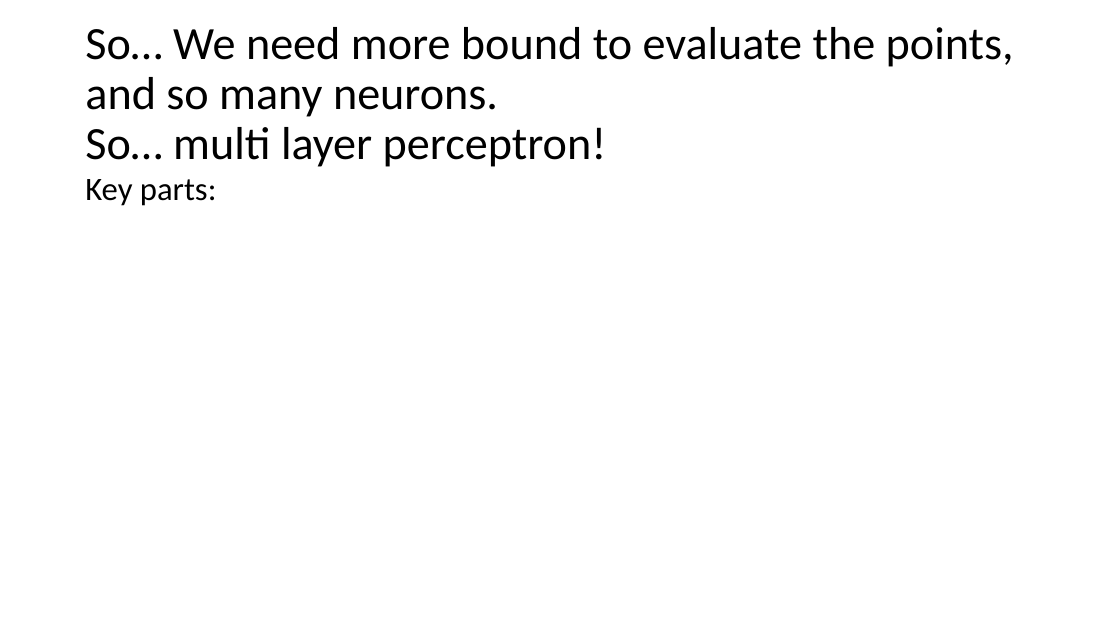
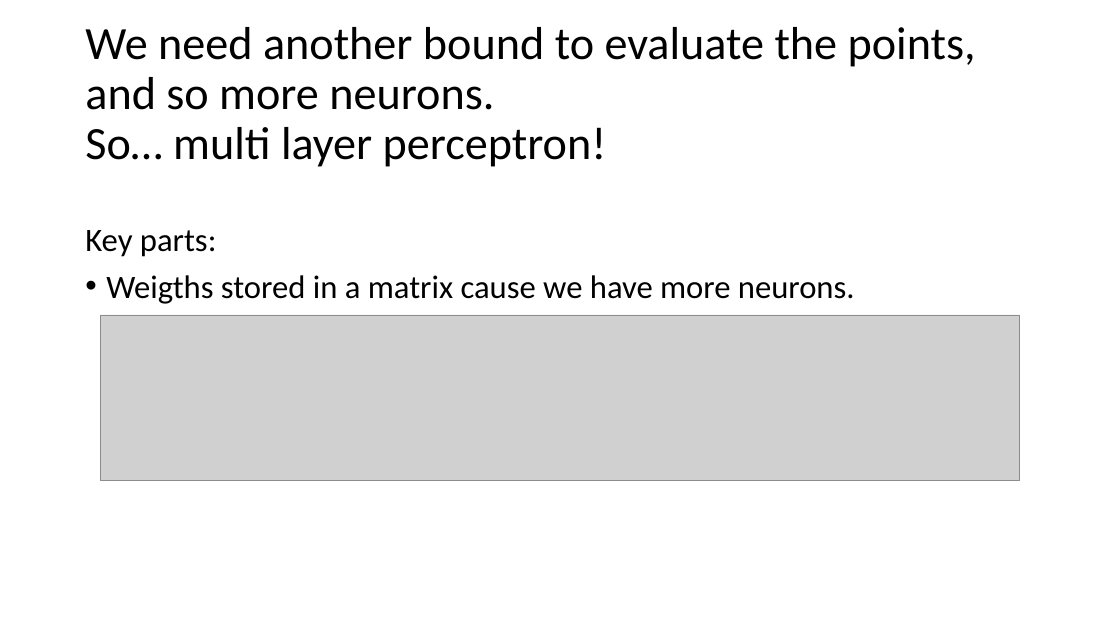
Before and after one commit to mpiffari/ReinforcementLearning2019, a slide deck: slide 28 of Presentation/SDU_SummerSchool_Presentation.pptx (slide 29 before the commit). Drawn at 1120x630 pixels with LibreOffice and Linux fonts; fonts in the diff are those of the drawing; grey boxes stand for pictures. Boxes give left, top, right and bottom in pixels: in the first picture for what was removed or moved away, otherwise in the second. Text is boxed around its words. In the diff, an @@ line names an element or a change of style, - is before the commit and + after.

```diff
--- a/Presentation/SDU_SummerSchool_Presentation.pptx
+++ b/Presentation/SDU_SummerSchool_Presentation.pptx
@@ title at [85, 27, 976, 167]: text changed @@
-So… We need more bound to evaluate the points, and so many neurons.
-So… multi layer perceptron!
+We need another bound to evaluate the points, and so more neurons.
+So… multi layer perceptron!
@@ text at [106, 275, 855, 304]: paragraph added @@
+• Weigths stored in a matrix cause we have more neurons.
@@ picture added at [100, 315, 1019, 481] @@
```
Also in this commit, not shown: 12 other slides changed, 8 slides added, 5 slides removed, 4 other files.
